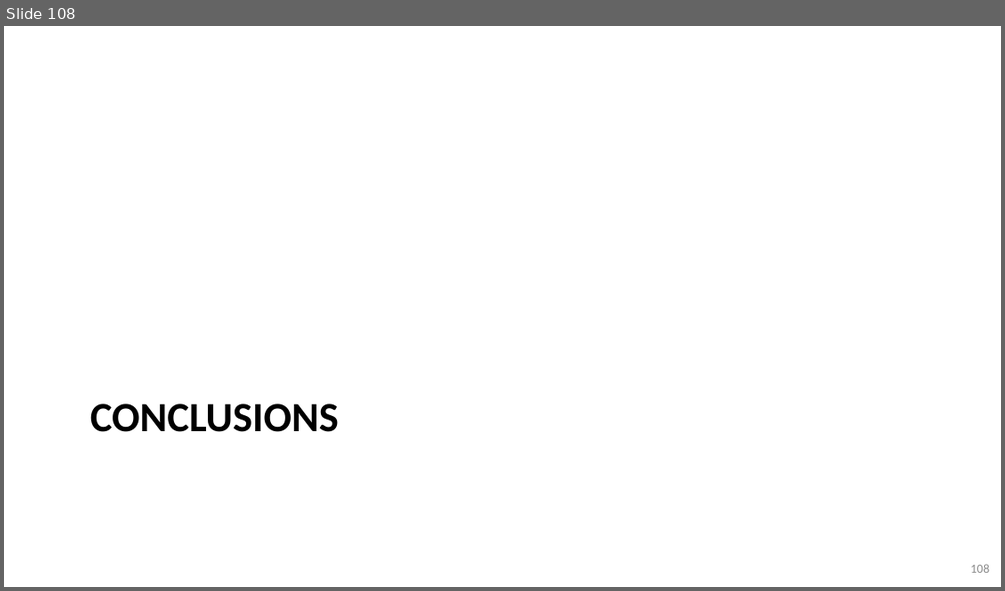
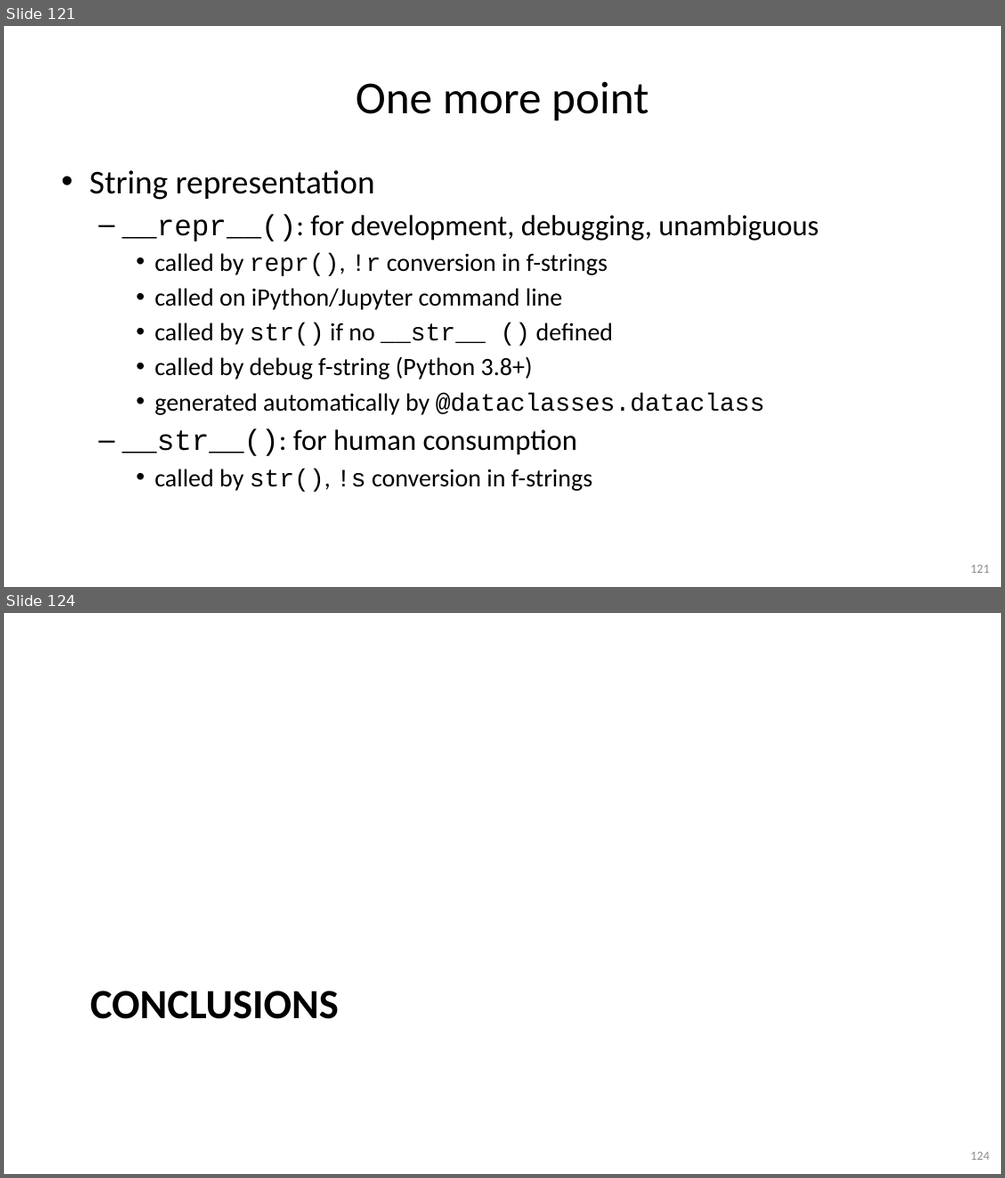
Before and after one commit to gjbex/Python-for-programmers, a slide deck: python_for_programmers.pptx. Shown one above the other, each under a label of ours: slide 108 before the commit, slides 121 and 124 after it; the slides between them are not shown. The pictures are 1005x591 and 1005x1178 pixels, drawn with LibreOffice and Linux fonts; fonts in the diff are those of the drawing. Boxes give left, top, right and bottom in pixels: in the first picture for what was removed or moved away, otherwise in the second. Text is boxed around its words. In the diff, an @@ line names an element or a change of style, - is before the commit and + after.

Commit message:
Add slides on dataclasses

```diff
--- a/python_for_programmers.pptx
+++ b/python_for_programmers.pptx
@@ slide 121 added at [4,26,1001,587], background #FFFFFF @@
@@ title added at [356,81,648,121], 44 pt, text #000000 @@
+One more point
@@ text added at [89,170,818,491], 24 pt, text #000000 @@
+• String representation
+  – __repr__(): for development, debugging, unambiguous
+    • called by repr(), !r conversion in f-strings
+    • called on iPython/Jupyter command line
+    • called by str() if no __str__ () defined
+    • called by debug f-string (Python 3.8+)
+    • generated automatically by @dataclasses.dataclass
+  – __str__(): for human consumption
+    • called by str(), !s conversion in f-strings
@@ page number added at [971,564,989,572], 12 pt, text #8C8C8C @@
+121
@@ what was slide 108 is now slide 124 @@
@@ page number at [971,1151,989,1159]: text changed @@
-108
+124
```
Also in this commit, not shown: 15 other slides added.
